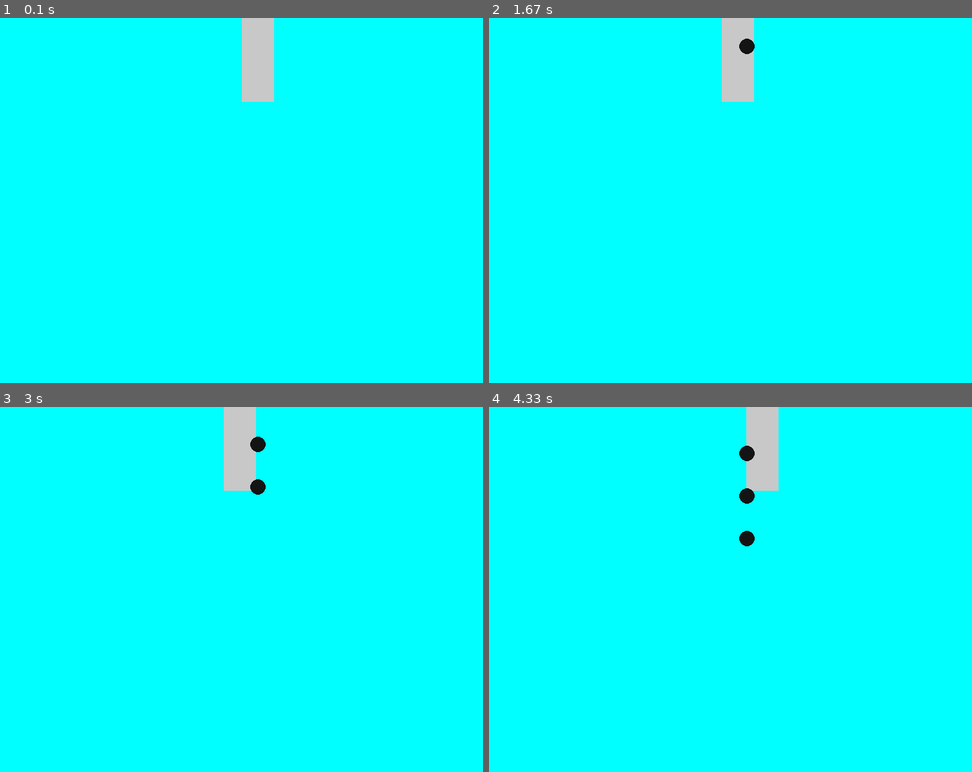
Above: before the commit, frames 1-4 (two rows, left to right).
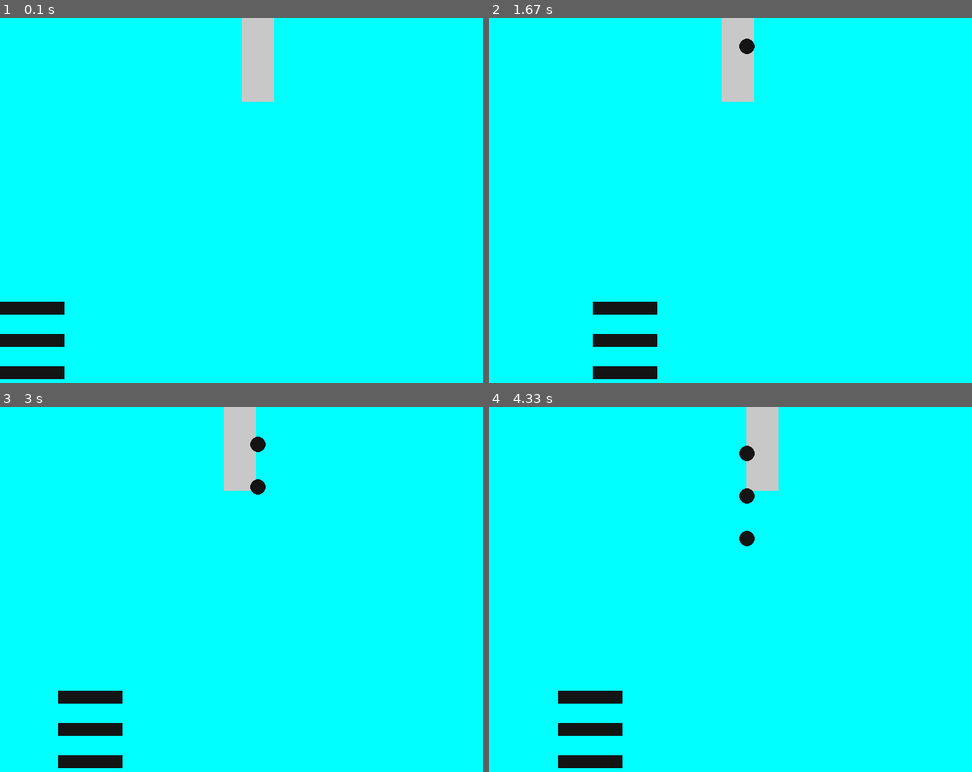
Above: after the commit, the same moments.

Repository: craigmaloney/pygame_2014_mug_code
Game: pygame game, started from main.py
Two runs of this game, one before a commit and one after it. Both use one fixed random seed, a clock stepped at 60 frames per second and the inputs below. The source is Python 2; it was converted automatically to run under Python 3.
Inputs (mouse positions are in pixels of both pictures, inside the frame that each line leads up to):
- Up to frame 1 (0.1 s): no input
- Up to frame 2 (1.67 s): tap Space at 0.33 s; click (798, 299) at 0.72 s; click (938, 346) at 1.05 s; click (624, 134) at 1.38 s
- Up to frame 3 (3 s): click (255, 647) at 1.72 s; click (183, 520) at 2.05 s; click (439, 702) at 2.38 s; click (91, 636) at 2.72 s
- Up to frame 4 (4.33 s): click (595, 527) at 3.05 s; click (624, 669) at 3.38 s; click (933, 688) at 3.72 s; click (590, 742) at 4.05 s

The runs differ from the first frame. In frame 1, 1.4% of the frame differs, in the area x 0-14%, y 77-99%; in frame 2, 1.4%; in frame 3, 1.4%; in frame 4, 1.4%.

Commit message:
Added player

Diff:
--- a/main.py
+++ b/main.py
@@ -67,6 +67,10 @@
         if self.y >= SCREENRECT.size[1]:
             self.explode()
 
+    def diffuse(self):
+        # Diffuse action goes here
+        self.kill()
+
     def explode(self):
         # Have a magnificent explosion here
         self.kill()
@@ -150,7 +154,7 @@
                 CHANGE_DIRECTION,
                 int(self.bomb_rate_miliseconds / 2))
 
-    def bomb_destroy(self):
+    def bomb_diffuse(self):
         self.alive_bombs -= 1
         if self.alive_bombs <= 0:
             self.next_level()
@@ -184,6 +188,24 @@
         self.reset_level()
 
 
+class Player(pygame.sprite.Sprite):
+    def __init__(self, y):
+        self.x = 400
+        self.y = y
+        pygame.sprite.Sprite.__init__(self, self.containers)
+
+        self.image = pygame.Surface((100, 20))
+        self.image.fill(DARK_GRAY)
+
+        self.rect = self.image.get_rect()
+        self.rect.center = (self.x, self.y)
+
+    def update(self):
+        x, y = pygame.mouse.get_pos()
+        self.x = min(max(x, 50), SCREENRECT.width - 50)
+        self.rect.center = (self.x, self.y)
+
+
 def main():
     # Every Pygame program has the following:
     pygame.init()
@@ -201,12 +223,17 @@
     bomb = pygame.sprite.Group()
     bomber = pygame.sprite.Group()
     floor = pygame.sprite.Group()
+    player = pygame.sprite.Group()
     Bomb.containers = all, bomb
     Bomber.containers = all, bomber
     Floor.containers = all, floor
+    Player.containers = all, player
 
     bomber_sprite = Bomber()
     floor_sprite = Floor()
+    player_sprite = []
+    for y in range(450, 600, 50):
+        player_sprite.append(Player(y))
     game_running = False
 
     # All games are essentially one giant loop
@@ -221,6 +248,8 @@
                 bomber_sprite.change_direction()
             if event.type == WAIT_EXPLOSION:
                 bomber_sprite.previous_level()
+                player_sprite[0].kill()
+                player_sprite.pop(0)
             if not game_running and \
                     (event.type == KEYDOWN and event.key == K_SPACE):
                 game_running = True
@@ -240,6 +269,16 @@
             for floor_bomb in bomb_floor:
                 floor_bomb.explode()
 
+        bomb_player = pygame.sprite.groupcollide(
+            bomb,
+            player,
+            False,
+            False)
+        if bomb_player:
+            for bomb_sprite in bomb_player:
+                bomb_sprite.diffuse()
+                bomber_sprite.bomb_diffuse()
+
         all.clear(screen, background)
         all.update()
         dirty = all.draw(screen)
